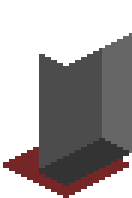
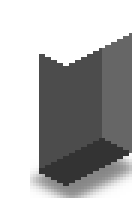
Before/after of a 132px x 198px layered artwork. What changed in the layer stack:
added layer "Shadow copy" (60%) above "Bottom" over [30, 147, 132, 198]
hid "Bottom" over [3, 147, 129, 198]
